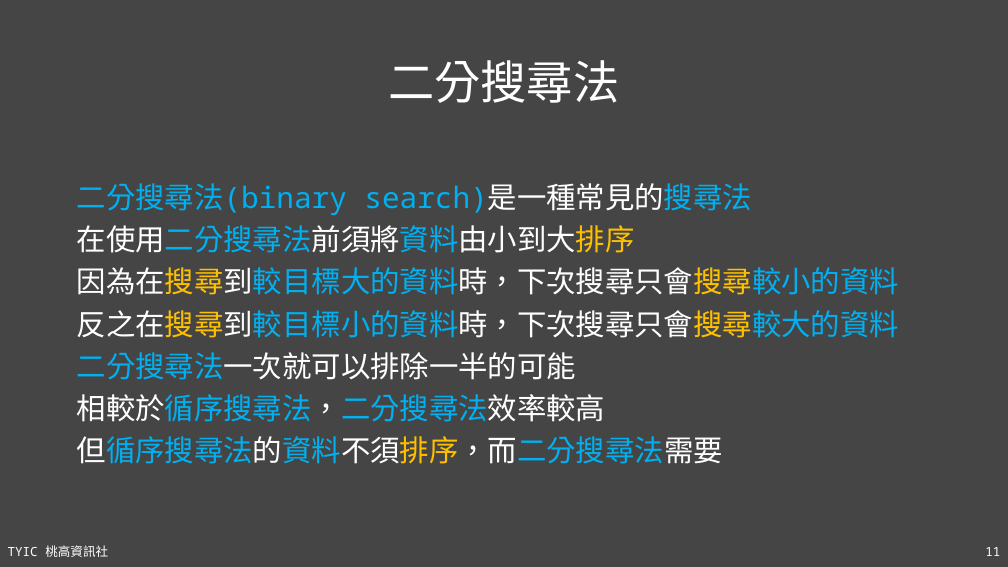
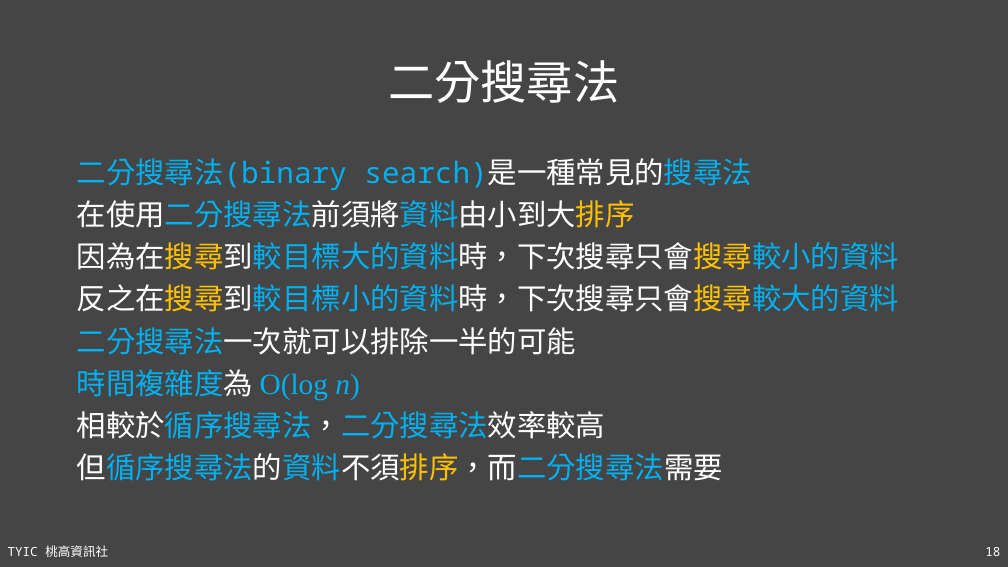
Before and after one commit to TYSHIC/slides, a slide deck: slide 18 of ppt/90_基礎資料結構與演算法.pptx (slide 11 before the commit). Drawn at 1008x567 pixels with LibreOffice and Linux fonts; fonts in the diff are those of the drawing. Boxes give left, top, right and bottom in pixels: in the first picture for what was removed or moved away, otherwise in the second. Text is boxed around its words. In the diff, an @@ line names an element or a change of style, - is before the commit and + after.

```diff
--- a/ppt/90_基礎資料結構與演算法.pptx
+++ b/ppt/90_基礎資料結構與演算法.pptx
@@ text "二分搜尋法(binary search)是一種常見的搜尋法": place and size @@
-text "二分搜尋法(binary search)是一種常見的搜尋法" at bbox=[77, 183, 899, 464]
+text "二分搜尋法(binary search)是一種常見的搜尋法" at bbox=[77, 158, 899, 481]
@@ text at bbox=[77, 369, 359, 400]: paragraph added @@
+時間複雜度為 O(log n)
@@ page number at bbox=[985, 547, 1000, 556]: text changed @@
-11
+18
```
Also in this commit, not shown: 4 other slides changed, 9 slides added, 1 other file.
